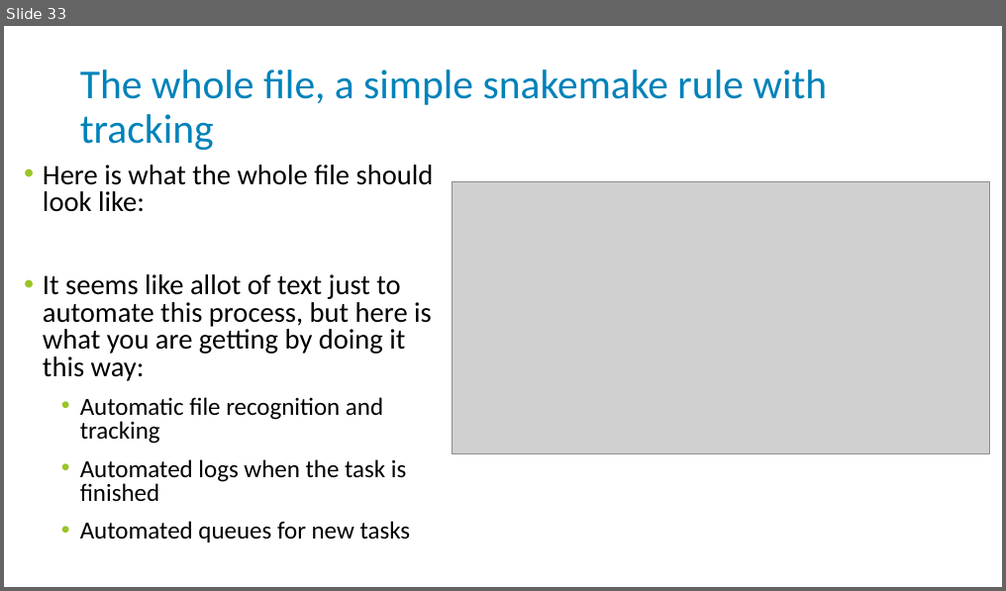
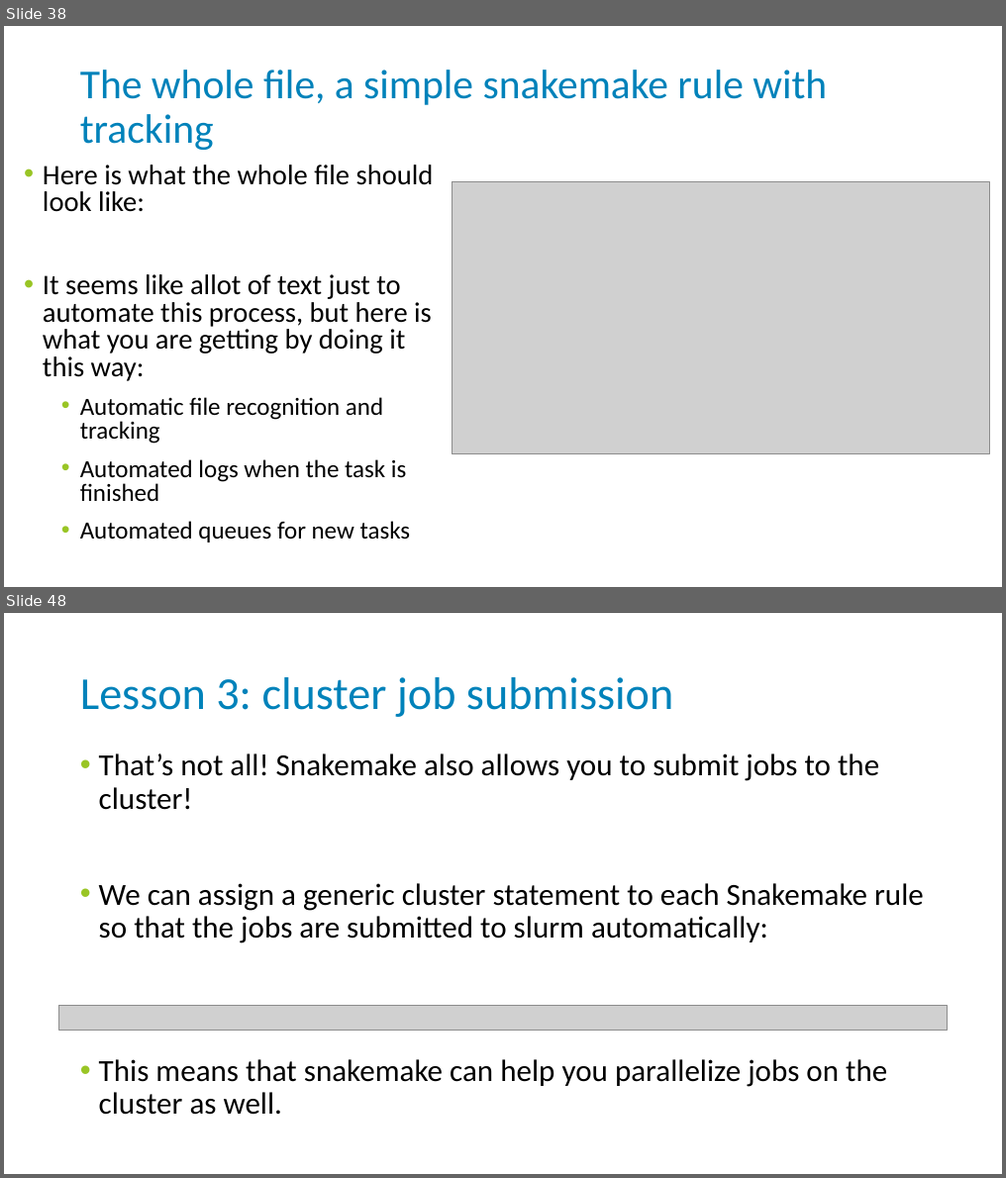
Before and after one commit to njdbickhart/HPCVEnvTutorial, a slide deck: virtualenv_snakemake_tutorial_2023_06_15.pptx. Shown one above the other, each under a label of ours: slide 33 before the commit, slides 38 and 48 after it; the slides between them are not shown. The pictures are 1006x591 and 1006x1178 pixels, drawn with LibreOffice and Linux fonts; fonts in the diff are those of the drawing; grey boxes stand for pictures; background and template pictures are left out. Boxes give left, top, right and bottom in pixels: in the first picture for what was removed or moved away, otherwise in the second. Text is boxed around its words. In the diff, an @@ line names an element or a change of style, - is before the commit and + after.

```diff
--- a/virtualenv_snakemake_tutorial_2023_06_15.pptx
+++ b/virtualenv_snakemake_tutorial_2023_06_15.pptx
@@ slide 48 added at [4,613,1002,1174], background #FFFFFF @@
@@ title added at [80,677,673,717], 44 pt, text #0082BA @@
+Lesson 3: cluster job submission
@@ text added at [99,754,924,1115], 29.6 pt, text #000000 @@
+• That’s not all! Snakemake also allows you to submit jobs to the cluster!
+• We can assign a generic cluster statement to each Snakemake rule so that the jobs are submitted to slurm automatically:
+• This means that snakemake can help you parallelize jobs on the cluster as well.
@@ picture added at [58,1006,946,1030] @@
@@ what was slide 33 is now slide 38 @@
```
Also in this commit, not shown: 1 slide changed, 15 other slides added, 10 other files.
